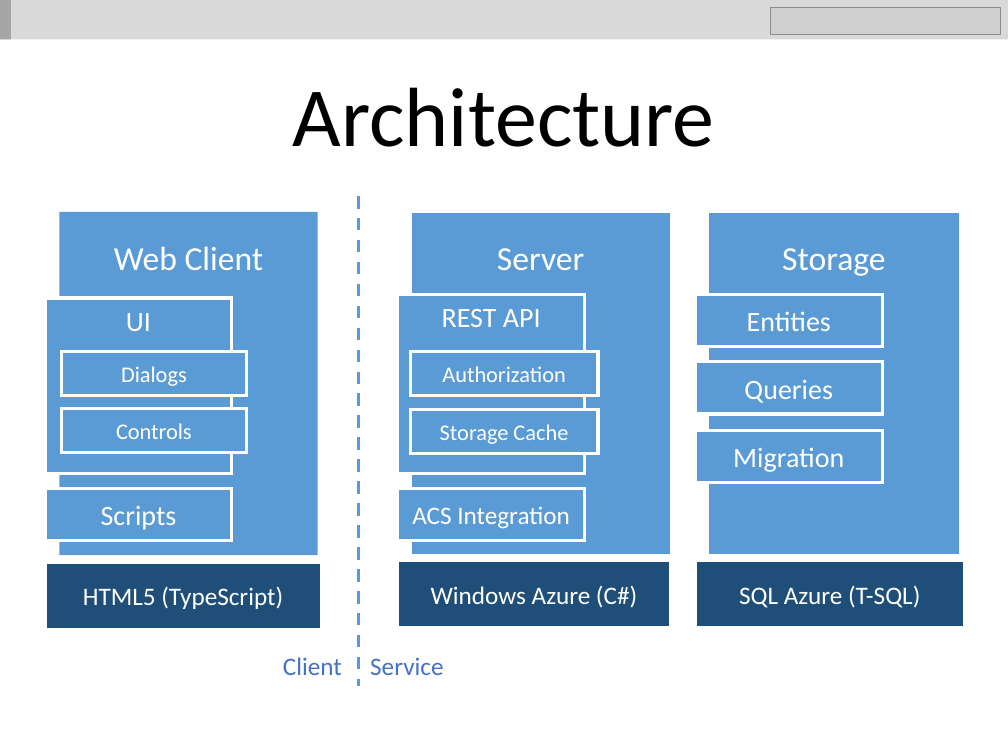
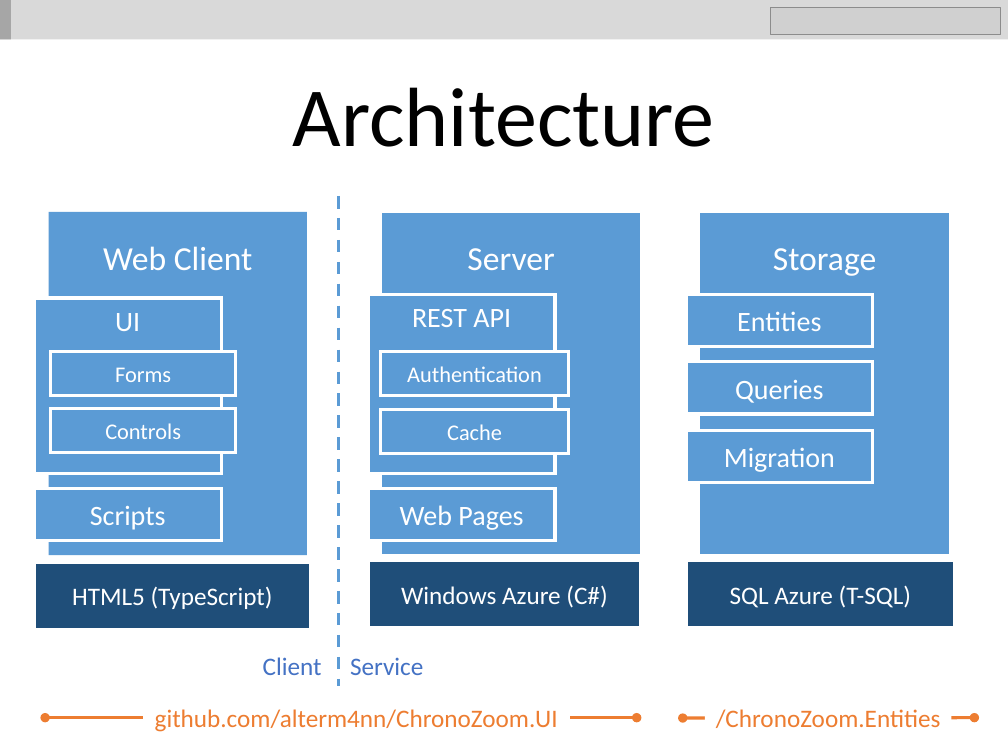
Before and after one commit to alterm4nn/ChronoZoom, a slide deck: slide 1 of Doc/images/architecture_overview.pptx. Drawn at 1008x756 pixels with LibreOffice and Linux fonts; fonts in the diff are those of the drawing; grey boxes stand for pictures. Boxes give left, top, right and bottom in pixels: in the first picture for what was removed or moved away, otherwise in the second. Text is boxed around its words. In the diff, an @@ line names an element or a change of style, - is before the commit and + after.

```diff
--- a/Doc/images/architecture_overview.pptx
+++ b/Doc/images/architecture_overview.pptx
@@ line moved from (359, 196) - (359, 686) to (339, 196) - (339, 686) @@
@@ 11 rectangles: place and size @@
-11 rectangles at <box>45,212,965,629</box>
+11 rectangles at <box>34,212,956,629</box>
@@ text in rectangle at <box>115,367,171,382</box>: text changed @@
-Dialogs
+Forms
@@ text in rectangle at <box>407,366,542,382</box>: text changed @@
-Authorization
+Authentication
@@ text in rectangle at <box>447,424,502,440</box>: text changed @@
-Storage Cache
+Cache
@@ 6 rectangles: place and size @@
-6 rectangles at <box>398,212,671,628</box>
+6 rectangles at <box>368,212,642,628</box>
@@ text in rectangle at <box>400,505,523,530</box>: text changed; size 18 to 20 pt @@
-ACS Integration
+Web Pages
@@ text "Client Service": place and size @@
-text "Client Service" at <box>283,657,443,675</box>
+text "Client Service" at <box>263,657,423,675</box>
@@ double arrow added from (45, 718) to (637, 718), #ED7D31 2.25 pt @@
@@ text added at <box>155,709,558,732</box>, 18 pt, text #ED7D31 @@
+github.com/alterm4nn/ChronoZoom.UI
@@ double arrow added from (682, 718) to (975, 718), #ED7D31 2.25 pt @@
@@ text added at <box>716,709,941,728</box>, 18 pt, text #ED7D31 @@
+/ChronoZoom.Entities
```
Also in this commit, not shown: 3 slides added, 5 other files.
